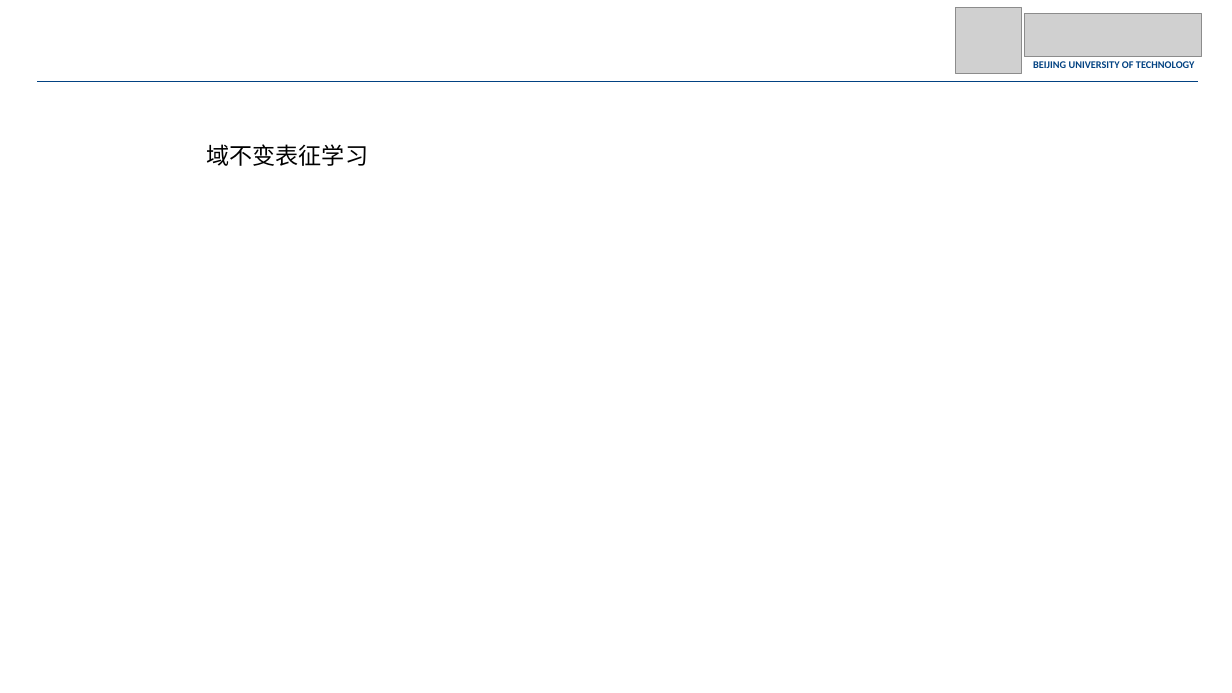
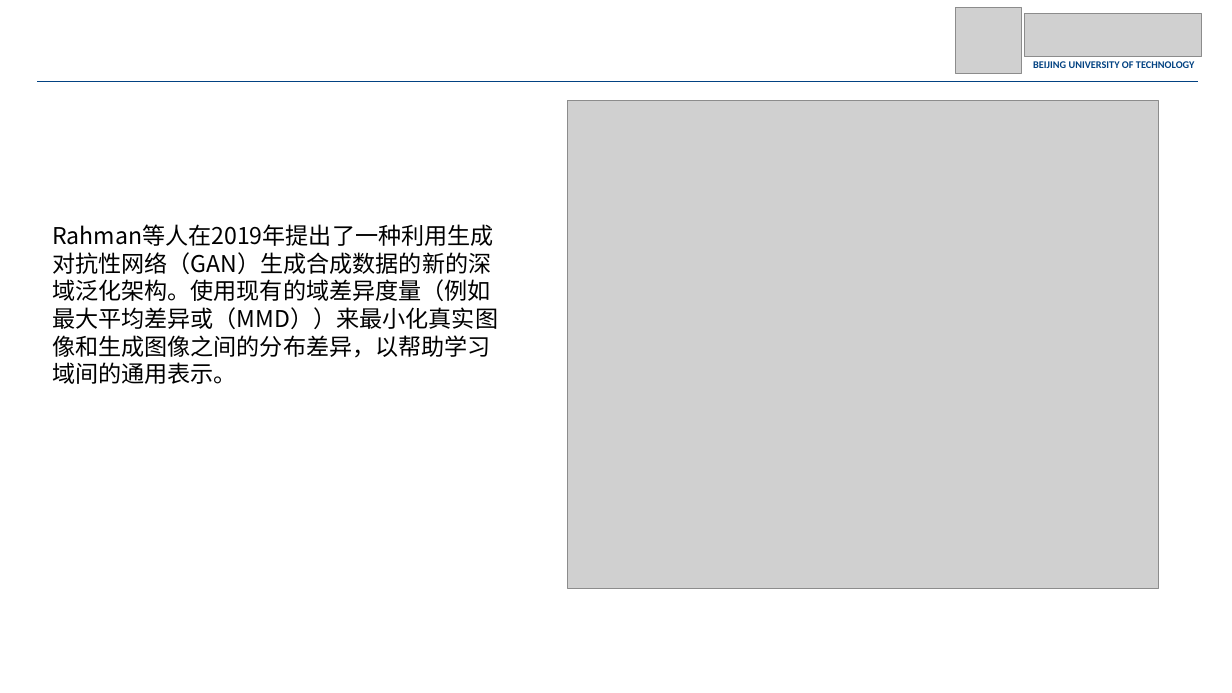
Before and after one commit to JohnnyM1ng/dissertation-proposal, a slide deck: slide 13 of 开题.pptx (slide 14 before the commit). Drawn at 1232x693 pixels with LibreOffice and Linux fonts; fonts in the diff are those of the drawing; grey boxes stand for pictures. Boxes give left, top, right and bottom in pixels: in the first picture for what was removed or moved away, otherwise in the second. Text is boxed around its words. In the diff, an @@ line names an element or a change of style, - is before the commit and + after.

```diff
--- a/开题.pptx
+++ b/开题.pptx
@@ picture added at (567, 101, 1159, 589) @@
@@ text removed at (206, 144, 368, 166) @@
-域不变表征学习
@@ text added at (52, 252, 498, 384), 18 pt, text #000000 @@
+Rahman等人在2019年提出了一种利用生成对抗性网络（GAN）生成合成数据的新的深域泛化架构。使用现有的域差异度量（例如最大平均差异或（MMD））来最小化真实图像和生成图像之间的分布差异，以帮助学习域间的通用表示。
```
Also in this commit, not shown: 11 other slides changed, 1 slide removed, 4 other files.
